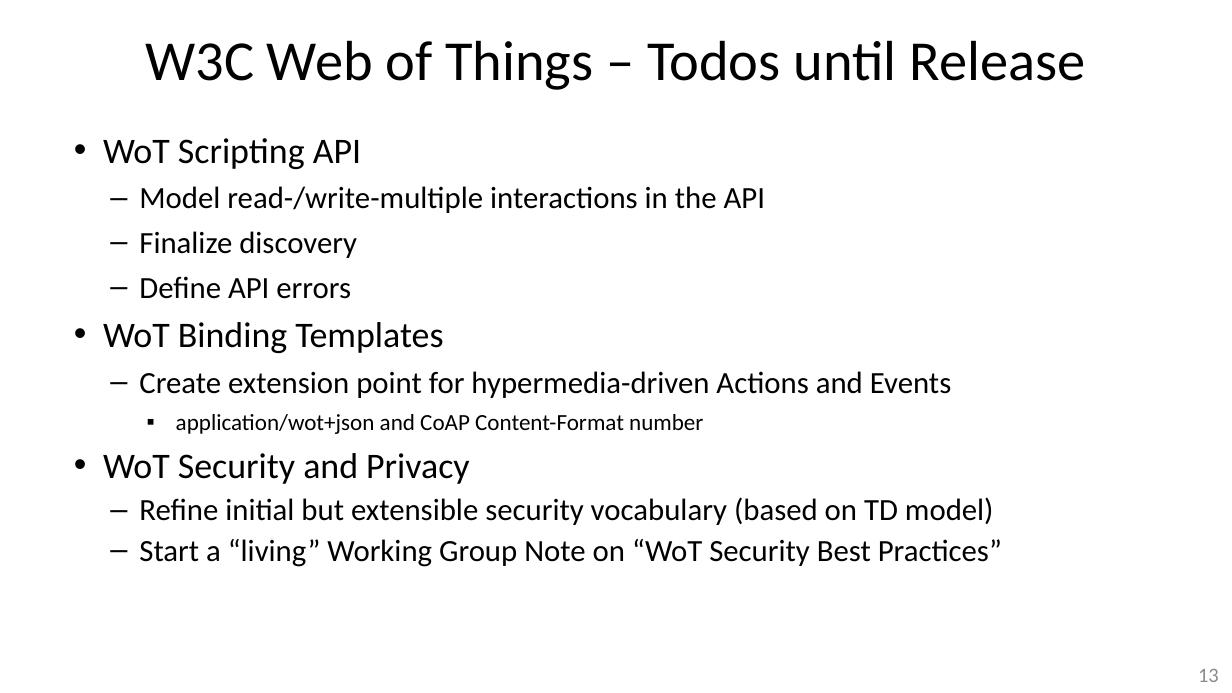
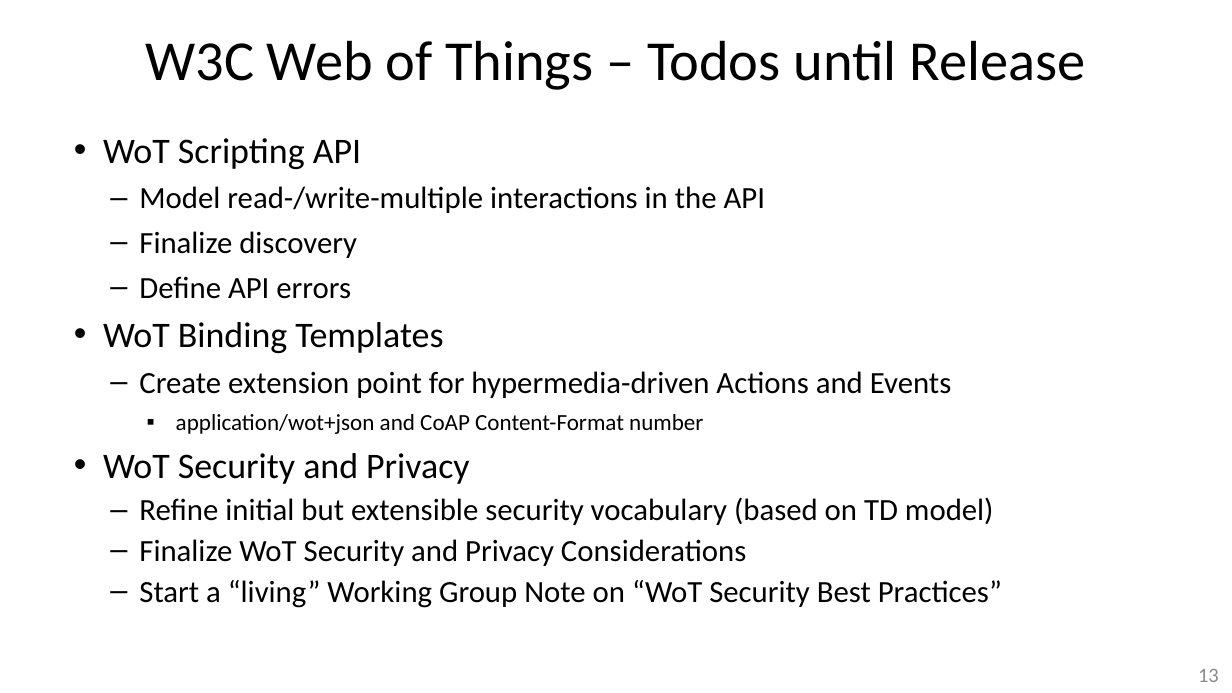
Before and after one commit to t2trg/2018-ietf102, a slide deck: slide 13 of slides/13_T2TRG_IETF102_W3C-WoT-Update.pptx. Drawn at 1232x693 pixels with LibreOffice and Linux fonts; fonts in the diff are those of the drawing. Boxes give left, top, right and bottom in pixels: in the first picture for what was removed or moved away, otherwise in the second. Text is boxed around its words. In the diff, an @@ line names an element or a change of style, - is before the commit and + after.

```diff
--- a/slides/13_T2TRG_IETF102_W3C-WoT-Update.pptx
+++ b/slides/13_T2TRG_IETF102_W3C-WoT-Update.pptx
@@ text at (139,539,747,566): paragraph added @@
+  – Finalize WoT Security and Privacy Considerations
```
Also in this commit, not shown: 1 other slide changed.
